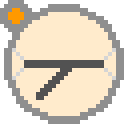
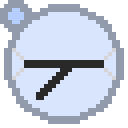
Before/after of a 128px x 128px layered artwork. What changed in the layer stack:
painted on "Layer 3" over [8, 8, 24, 24]
painted on "Layer 4" over [24, 60, 104, 100]
"Layer 2": opacity 20% → 50%, painted on it over [8, 8, 116, 116]
painted on "Layer 1" over [0, 0, 124, 124]
